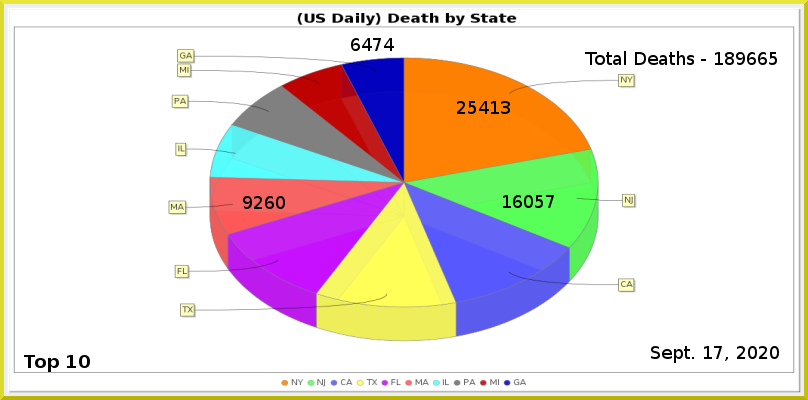
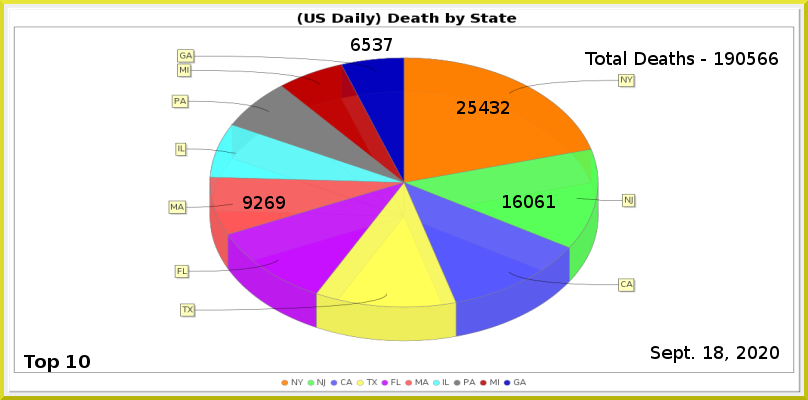
Two versions of the same layered image (808x400). Layer-by-layer changes:
painted on "Least" over box(362, 38, 394, 51)
painted on "MA" over box(276, 196, 285, 209)
painted on "NJ" over box(535, 195, 555, 208)
painted on "NY" over box(490, 101, 510, 114)
renamed "Total Deaths - 189665" to "Total Deaths - 190566", painted on it over box(725, 52, 778, 65)
painted on "Current Date" over box(714, 346, 723, 359)
